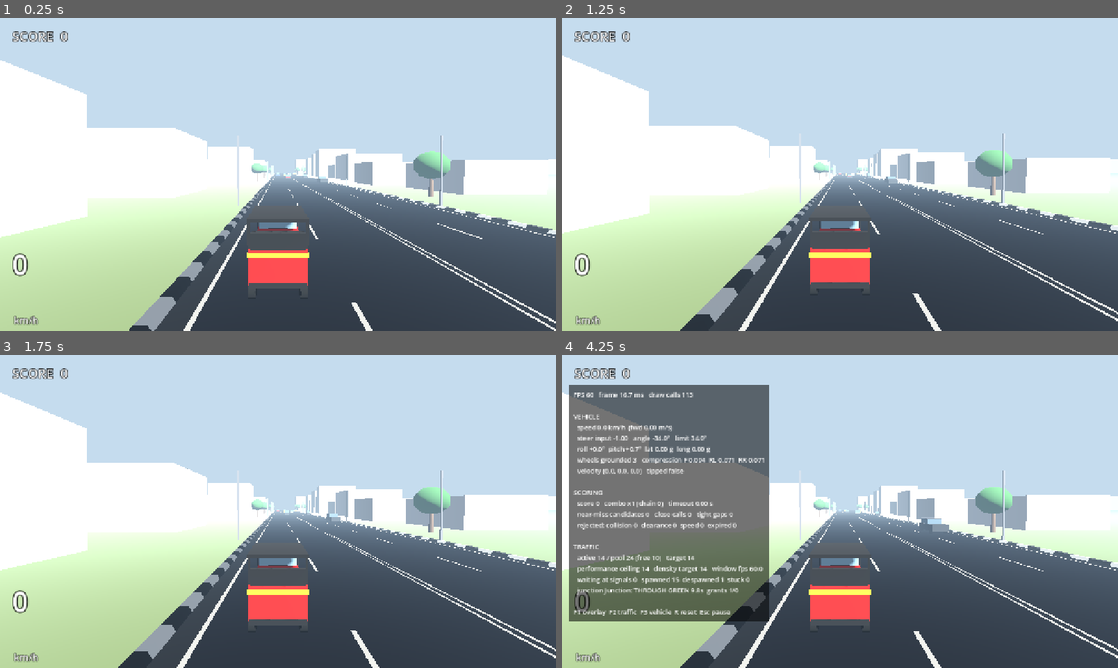
Above: before the commit, frames 1-4 (two rows, left to right).
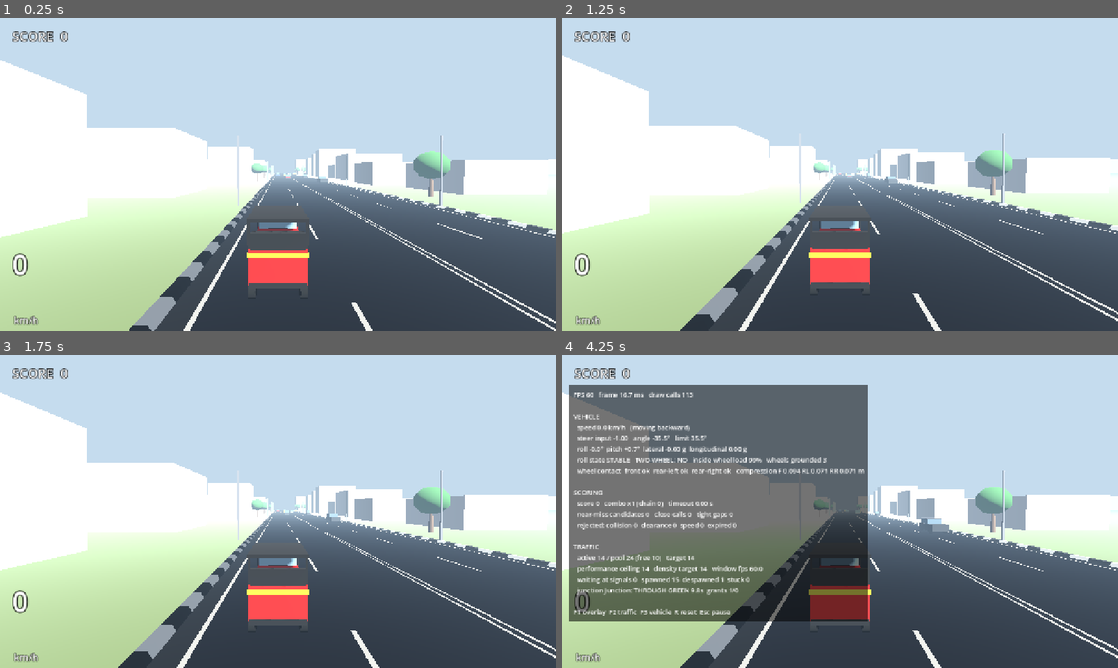
Above: after the commit, the same moments.

Repository: chaven-sl/TukTukColombo
Game: Godot game, scene res://scenes/bootstrap/bootstrap.tscn
Same seed, same stepped clock (60 frames per second), same inputs: the game is played once before the commit and once after it.
Inputs (mouse positions are in pixels of both pictures, inside the frame that each line leads up to):
- Up to frame 1 (0.25 s): no input
- Up to frame 2 (1.25 s): move the mouse to (962, 158) at 0.52 s; hold D (steer_right) from 0.53 s (still down); hold H (horn) from 0.53 s (still down); click (962, 158) at 0.67 s
- Up to frame 3 (1.75 s): release D (steer_right) at 1.25 s; release H (horn) at 1.25 s; tap Enter at 1.25 s; drag from (166, 527) to (250, 574) at 1.27 s
- Up to frame 4 (4.25 s): move the mouse to (895, 442) at 2.02 s; hold D (steer_right) 2.03-2.75 s; hold H (horn) 2.03-2.75 s; drag from (812, 574) to (673, 464) at 2.77 s; move the mouse to (1006, 558) at 3.52 s; hold A (steer_left) from 3.53 s (still down); hold H (horn) from 3.53 s (still down); tap F1 (debug_toggle_hud) at 4.15 s

Frame 1 is identical in both runs. In frame 2, less than 0.1% of the frame differs, in the area x 31-100%, y 43-88%; in frame 3, less than 0.1%; in frame 4, 15%, in the area x 3-100%, y 9-98%.

Commit message:
feat(vehicle): increase high-speed agility and rollover dynamics
Fix two v0.01 defects that prevented flat-road rollover and caused
high-speed understeer: suspension force now acts along the ground normal,
and the full-width body box is replaced by a hull tapered to the nose.
Retune steering curve, front grip, roll assist/damping; add roll-state
telemetry, km/h collision thresholds, limited camera roll inheritance and
km/h-only vehicle debug telemetry.

Co-Authored-By: Claude Opus 5.5 <noreply@anthropic.com>

Diff:
--- a/data/camera/chase_camera_config.gd
+++ b/data/camera/chase_camera_config.gd
@@ -26,6 +26,12 @@
 @export var max_compression := 0.5
 @export var longitudinal_response := 3.0
 
+## Fraction of chassis roll the camera inherits (0 = horizon always level).
+## Small values communicate two-wheel moments without inducing nausea.
+@export var roll_inheritance := 0.15
+@export var max_camera_roll_deg := 5.0
+@export var roll_response := 6.0
+
 ## Collision impulse spring (short and restrained).
 @export var impulse_stiffness := 120.0
 @export var impulse_damping := 16.0
--- a/data/vehicles/vehicle_tuning.gd
+++ b/data/vehicles/vehicle_tuning.gd
@@ -8,10 +8,12 @@
 @export var mass_kg := 430.0
 ## Local centre of mass (z+ is towards the rear). Below the geometric centre,
 ## but high enough that body roll and tipping risk stay real.
-@export var center_of_mass := Vector3(0.0, 0.57, 0.25)
+@export var center_of_mass := Vector3(0.0, 0.61, 0.25)
 ## Principal inertia: x = pitch, y = yaw, z = roll.
 @export var inertia := Vector3(330.0, 300.0, 150.0)
-## Collision box (also the near-miss envelope).
+## Near-miss footprint (bounding box). The physics collision shape is a
+## convex hull in player_tuk.tscn that tapers to the narrow nose; a full-width
+## box scraped the asphalt at ~22° roll and propped the tuk up (v0.01 defect).
 @export var body_size := Vector3(1.3, 1.43, 2.6)
 @export var body_center := Vector3(0.0, 0.985, 0.05)
 
@@ -33,10 +35,11 @@
 @export_group("Tyres")
 ## Friction coefficient for the per-wheel friction circle.
 @export var tyre_grip := 0.95
-@export var front_grip_multiplier := 0.92
+@export var front_grip_multiplier := 1.03
 @export var rear_grip_multiplier := 1.0
-## Lateral force per m/s of sideways slip at static load (N/(m/s)).
-@export var cornering_stiffness := 4200.0
+## Lateral force per m/s of sideways slip at static load, N/(m/s)
+## (≈ N per 3.6 km/h of slip).
+@export var cornering_stiffness := 5200.0
 ## Raises the tyre force application point towards the CoM (m). 0 = contact
 ## patch (maximum roll moment). Higher = less roll / tipping.
 @export var tyre_force_height := 0.0
@@ -64,15 +67,15 @@
 
 @export_group("Steering")
 ## Maximum front wheel angle at or below steer_low_speed_kmh.
-@export var max_steer_angle_deg := 34.0
+@export var max_steer_angle_deg := 35.5
 ## Front wheel angle at steer_high_speed_kmh and above.
-@export var high_speed_steer_angle_deg := 11.5
+@export var high_speed_steer_angle_deg := 16.0
 @export var steer_low_speed_kmh := 15.0
 @export var steer_high_speed_kmh := 70.0
 ## Ease-out exponent of the blend: t' = 1 - (1 - t)^k. Higher drops the
-## angle earlier. 1.55 gives ~25 deg at 30 km/h and ~16 deg at 50 km/h,
-## with a finite slope everywhere (no kink when leaving the low-speed zone).
-@export var steer_falloff_exponent := 1.55
+## angle earlier. 1.25 gives ~29 deg at 30 km/h, ~21.5 at 50, ~18 at 60 and
+## 16 at 70 km/h, with a finite slope everywhere (no kink at 15 km/h).
+@export var steer_falloff_exponent := 1.25
 ## Steering input units per second towards a held direction.
 @export var steering_response := 3.2
 ## Steering input units per second back to centre / when counter-steering.
@@ -81,25 +84,27 @@
 @export_group("Stability")
 ## Roll-restoring torque (N·m per rad) while grounded. Fades with speed so
 ## the tuk is forgiving in town and genuinely risky when fast.
-@export var roll_assist_low_speed := 5500.0
-@export var roll_assist_high_speed := 500.0
-@export var roll_assist_fade_start_kmh := 20.0
-@export var roll_assist_fade_end_kmh := 65.0
-@export var roll_assist_damping := 900.0
+@export var roll_assist_low_speed := 14000.0
+@export var roll_assist_high_speed := 150.0
+@export var roll_assist_fade_start_kmh := 25.0
+@export var roll_assist_fade_end_kmh := 50.0
+@export var roll_assist_damping := 2500.0
 ## Beyond this roll angle the assist lets go: a real tip-over.
-@export var roll_assist_cutoff_deg := 32.0
+@export var roll_assist_cutoff_deg := 30.0
 @export var yaw_damping := 150.0
 ## Generic body angular damping (replaces the project default).
 @export var angular_damp := 0.3
 
 @export_group("Collisions and recovery")
-## Velocity change (m/s) below which a contact is ignored.
-@export var collision_minor_speed := 1.5
-## Velocity change (m/s) at or above which a contact is MAJOR.
-@export var collision_major_speed := 6.0
+## Player speed change across a contact (km/h) below which it is ignored.
+@export var collision_minor_speed_kmh := 5.4
+## Player speed change across a contact (km/h) at or above which it is MAJOR.
+@export var collision_major_speed_kmh := 21.6
 ## Fraction of velocity kept after a major collision.
 @export var major_collision_speed_retention := 0.55
 @export var impact_cooldown := 0.6
+## Roll-state telemetry thresholds (fraction of static wheel load).
+@export var inside_wheel_light_load := 0.3
 ## Seconds on its side before the tuk is automatically put back on the road.
 @export var auto_recover_tipped_seconds := 2.5
 
@@ -112,7 +117,7 @@
 	return lerpf(max_steer_angle_deg, high_speed_steer_angle_deg, t)
 
 
-## Fraction of drive force available at a forward speed (m/s).
+## Fraction of drive force available at a forward speed (internal m/s; km/h = ×3.6).
 func drive_curve(forward_speed: float) -> float:
 	var v := maxf(forward_speed, 0.0)
 	var power_limit := 1.0
@@ -124,7 +129,7 @@
 	return power_limit * governor
 
 
-## Fraction of reverse force available at a reverse speed (m/s, positive).
+## Fraction of reverse force available at a reverse speed (internal m/s, positive).
 func reverse_curve(reverse_speed: float) -> float:
 	return clampf(1.0 - reverse_speed / (max_reverse_speed_kmh / 3.6), 0.0, 1.0)
 
--- a/scenes/player/player_tuk.tscn
+++ b/scenes/player/player_tuk.tscn
@@ -4,8 +4,8 @@
 [ext_resource type="Resource" path="res://resources/vehicles/tuk_player_tuning.tres" id="2_tune"]
 [ext_resource type="Script" path="res://scripts/player/player_input_source.gd" id="3_input"]
 
-[sub_resource type="BoxShape3D" id="BoxShape3D_body"]
-size = Vector3(1.3, 1.43, 2.6)
+[sub_resource type="ConvexPolygonShape3D" id="Shape_body"]
+points = PackedVector3Array(-0.36, 0.38, -1.27, 0.36, 0.38, -1.27, -0.45, 1.05, -1.3, 0.45, 1.05, -1.3, -0.58, 0.3, -0.3, 0.58, 0.3, -0.3, -0.65, 0.3, 1.35, 0.65, 0.3, 1.35, -0.66, 1.74, -0.85, 0.66, 1.74, -0.85, -0.66, 1.74, 1.2, 0.66, 1.74, 1.2, -0.65, 1.0, 1.36, 0.65, 1.0, 1.36)
 
 [sub_resource type="StandardMaterial3D" id="Mat_body"]
 albedo_color = Color(0.72, 0.07, 0.06, 1)
@@ -88,8 +88,7 @@
 script = ExtResource("3_input")
 
 [node name="BodyShape" type="CollisionShape3D" parent="."]
-position = Vector3(0, 0.985, 0.05)
-shape = SubResource("BoxShape3D_body")
+shape = SubResource("Shape_body")
 
 [node name="Visual" type="Node3D" parent="."]
 
--- a/scripts/camera/chase_camera.gd
+++ b/scripts/camera/chase_camera.gd
@@ -16,6 +16,7 @@
 var _impulse_offset := Vector3.ZERO
 var _impulse_velocity := Vector3.ZERO
 var _last_forward := Vector3.FORWARD
+var _roll := 0.0
 
 
 func _ready() -> void:
@@ -56,9 +57,16 @@
 	if target == null:
 		return
 	var xf := target.get_global_transform_interpolated()
-	var fwd := _flat_forward(xf)
-	var target_yaw := atan2(-fwd.x, -fwd.z)
-	_yaw = lerp_angle(_yaw, target_yaw, MathUtil.smoothing(config.yaw_follow, delta))
+	# While the tuk is on its side or tumbling, hold the heading: following a
+	# rolling chassis's forward vector would swing the view around.
+	if not target.is_tipped:
+		var fwd := _flat_forward(xf)
+		var target_yaw := atan2(-fwd.x, -fwd.z)
+		_yaw = lerp_angle(_yaw, target_yaw, MathUtil.smoothing(config.yaw_follow, delta))
+	var wanted_roll := 0.0
+	if not target.is_tipped:
+		wanted_roll = clampf(target.roll_deg * config.roll_inheritance, -config.max_camera_roll_deg, config.max_camera_roll_deg)
+	_roll = lerpf(_roll, wanted_roll, MathUtil.smoothing(config.roll_response, delta))
 
 	var accel := target.longitudinal_accel
 	var wanted := 0.0
@@ -86,6 +94,8 @@
 	var origin := xf.origin
 	global_position = origin - cam_fwd * dist + Vector3.UP * config.height + _impulse_offset
 	look_at(origin + cam_fwd * config.look_ahead + Vector3.UP * config.look_height, Vector3.UP)
+	if absf(_roll) > 0.01:
+		rotate_object_local(Vector3.BACK, deg_to_rad(_roll))
 
 
 func _flat_forward(xf: Transform3D) -> Vector3:
--- a/scripts/debug/debug_overlay.gd
+++ b/scripts/debug/debug_overlay.gd
@@ -98,14 +98,18 @@
 			Performance.get_monitor(Performance.RENDER_TOTAL_DRAW_CALLS_IN_FRAME)])
 	lines.append("")
 	lines.append("VEHICLE")
-	lines.append("  speed %.1f km/h  (fwd %.2f m/s)" % [_player.speed_kmh, _player.forward_speed])
+	var two_wheel := _player.roll_state == TukController.RollState.TWO_WHEEL
+	lines.append("  speed %.1f km/h   (moving %s)" % [_player.speed_kmh, "forward" if _player.forward_speed >= 0.0 else "backward"])
 	lines.append("  steer input %+.2f   angle %+.1f°   limit %.1f°" % [_player.steer_input, _player.steer_angle_deg,
 			_player.tuning.steer_limit_deg(_player.speed_kmh)])
-	lines.append("  roll %+.1f°  pitch %+.1f°  lat %.2f g  long %.2f g" % [_player.roll_deg, _player.pitch_deg,
+	lines.append("  roll %+.1f°  pitch %+.1f°  lateral %.2f g  longitudinal %.2f g" % [_player.roll_deg, _player.pitch_deg,
 			_player.lateral_accel / 9.81, _player.longitudinal_accel / 9.81])
-	lines.append("  wheels grounded %d   compression F %.3f  RL %.3f  RR %.3f" % [_player.grounded_wheels,
+	lines.append("  roll state %s   TWO-WHEEL: %s   inside wheel load %d%%   wheels grounded %d" % [
+			TukController.RollState.keys()[_player.roll_state], "YES" if two_wheel else "NO",
+			roundi(_player.inside_wheel_load_ratio * 100.0), _player.grounded_wheels])
+	lines.append("  wheel contact  front %s  rear-left %s  rear-right %s   compression F %.3f RL %.3f RR %.3f m" % [
+			_contact(0), _contact(1), _contact(2),
 			_player.wheel_compression[0], _player.wheel_compression[1], _player.wheel_compression[2]])
-	lines.append("  velocity %s   tipped %s" % [_player.linear_velocity.snapped(Vector3(0.1, 0.1, 0.1)), _player.is_tipped])
 	lines.append("")
 	lines.append("SCORING")
 	var combo := _scoring.combo
@@ -130,6 +134,12 @@
 	lines.append("")
 	lines.append("F1 overlay  F2 traffic  F3 vehicle  R reset  Esc pause")
 	return "\n".join(lines)
+
+
+func _contact(i: int) -> String:
+	if _player.wheel_grounded[i] == 0:
+		return "AIR"
+	return "LIGHT" if _player.wheel_load[i] < 300.0 else "ok"
 
 
 func _draw_3d() -> void:
--- a/scripts/player/collision_event.gd
+++ b/scripts/player/collision_event.gd
@@ -7,10 +7,15 @@
 
 var severity: Severity = Severity.MINOR
 var kind: Kind = Kind.WORLD
-## Change in player velocity across the impact, m/s (horizontal).
+## Change in player velocity across the impact (horizontal), stored in
+## internal m/s. Use impact_speed_kmh() for anything human-readable.
 var impact_speed := 0.0
 var position := Vector3.ZERO
 ## Direction of the impulse the player received (horizontal, normalised).
 var impulse_direction := Vector3.ZERO
 var other_agent_id := -1
 var timestamp := 0.0
+
+
+func impact_speed_kmh() -> float:
+	return impact_speed * 3.6
--- a/scripts/player/tuk_controller.gd
+++ b/scripts/player/tuk_controller.gd
@@ -15,6 +15,11 @@
 
 signal impacted(event: CollisionEvent)
 signal was_reset()
+## Stability telemetry for future tyre audio, passenger reactions, camera or
+## warning UI. v0.01a: debug/state only.
+signal roll_state_changed(state: RollState)
+
+enum RollState { STABLE, INSIDE_WHEEL_LIGHT, TWO_WHEEL, ROLLOVER }
 
 const FRONT := 0
 const REAR_LEFT := 1
@@ -42,6 +47,9 @@
 var longitudinal_accel := 0.0
 var grounded_wheels := 0
 var is_tipped := false
+var roll_state: RollState = RollState.STABLE
+## Load on the more lightly loaded rear wheel as a fraction of its static load.
+var inside_wheel_load_ratio := 1.0
 var wheel_grounded := PackedByteArray([0, 0, 0])
 var wheel_compression := PackedFloat32Array([0.0, 0.0, 0.0])
 var wheel_load := PackedFloat32Array([0.0, 0.0, 0.0])
@@ -206,9 +214,12 @@
 		f_susp = maxf(f_susp, 0.0)
 		wheel_load[i] = f_susp
 		var offset := wheel_contact[i] - xf.origin
-		apply_force(up * f_susp, offset)
-
 		var n := _contact_normal[i]
+		# The ground pushes back along its normal. Applying the spring force
+		# along the (rolled) body axis instead would add a sideways push that
+		# grows with roll and cancels cornering force (v0.01 understeer defect).
+		apply_force(n * f_susp, offset)
+
 		var wheel_fwd := fwd.rotated(up, -steer_rad) if is_front else fwd
 		wheel_fwd = (wheel_fwd - n * wheel_fwd.dot(n)).normalized()
 		var wheel_right := wheel_fwd.cross(n)
@@ -268,7 +279,23 @@
 		apply_torque(-up * angular_velocity.dot(up) * t.yaw_damping)
 
 	_update_tipped(delta, up)
+	_update_roll_state()
 	_update_wheel_visuals(steer_rad)
+
+
+func _update_roll_state() -> void:
+	inside_wheel_load_ratio = minf(wheel_load[REAR_LEFT] / maxf(_static_load[REAR_LEFT], 1.0),
+			wheel_load[REAR_RIGHT] / maxf(_static_load[REAR_RIGHT], 1.0))
+	var state := RollState.STABLE
+	if is_tipped:
+		state = RollState.ROLLOVER
+	elif grounded_wheels == 2 and wheel_grounded[FRONT] == 1 and absf(roll_deg) > 4.0:
+		state = RollState.TWO_WHEEL
+	elif inside_wheel_load_ratio < tuning.inside_wheel_light_load and grounded_wheels >= 2:
+		state = RollState.INSIDE_WHEEL_LIGHT
+	if state != roll_state:
+		roll_state = state
+		roll_state_changed.emit(state)
 
 
 func _update_steering(delta: float) -> void:
@@ -323,11 +350,11 @@
 	var delta_v := _prev_velocity - linear_velocity
 	delta_v.y = 0.0
 	var impact := delta_v.length()
-	if impact < tuning.collision_minor_speed or now - _last_impact_time < tuning.impact_cooldown:
+	if impact * 3.6 < tuning.collision_minor_speed_kmh or now - _last_impact_time < tuning.impact_cooldown:
 		return
 	_last_impact_time = now
 	var ev := CollisionEvent.new()
-	ev.severity = CollisionEvent.Severity.MAJOR if impact >= tuning.collision_major_speed else CollisionEvent.Severity.MINOR
+	ev.severity = CollisionEvent.Severity.MAJOR if impact * 3.6 >= tuning.collision_major_speed_kmh else CollisionEvent.Severity.MINOR
 	ev.kind = CollisionEvent.Kind.TRAFFIC if agent != null else CollisionEvent.Kind.WORLD
 	ev.impact_speed = impact
 	ev.position = global_position
@@ -361,6 +388,7 @@
 	lateral_accel = 0.0
 	longitudinal_accel = 0.0
 	is_tipped = false
+	roll_state = RollState.STABLE
 	_tipped_time = 0.0
 	_rollover_reported = false
 	_pending_major_slowdown = false
--- a/scripts/road/lane.gd
+++ b/scripts/road/lane.gd
@@ -9,7 +9,7 @@
 var id := -1
 var points := PackedVector3Array()
 var cumulative := PackedFloat32Array()
-## Curvature-limited advisory speed per point (m/s).
+## Curvature-limited advisory speed per point (internal m/s; ×3.6 = km/h).
 var advisory := PackedFloat32Array()
 var length := 0.0
 
